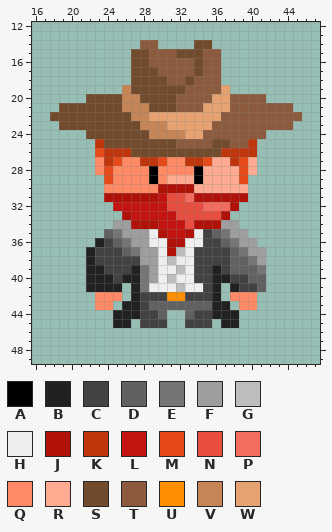
A pixel-art file gets an edit: Dimension Deck/Assets/Sprites/player/Sprite-cowboy.ase. The picture above is the old version.
64x64 pixels, 1 frame. Shown: x 16..47, y 12..49.
Visible layers, top first: "Layer 4", "Layer 5", "Layer 6".
Palette (. is transparent): A #000000  B #212121  C #424242  D #616161  E #757575  F #9e9e9e  G #bdbdbd  H #eeeeee  J #b0120a  K #bf360c  L #c41411  M #e64a19  N #e84e40  P #f36c60  Q #ff8a65  R #ffab91  S #724b2c  T #8c5b3e  U #ff8f00  V #c68556  W #e6a271
Pixels before, first column x 18:
14 ..........TT....SS..........
15 .........SSTTTSSSTT.........
16 .........SSTTTTTSTT.........
17 .........SSSTTTTSTT.........
18 .........SSSSTTSTTT.........
19 ........VSSSSSSTTTTW........
20 ....SSSSVVSSSSTTTTWWTTTT....
21 .SSSSSSSVVVSSSTTTWWWTTTTTTT.
22 SSSSSSSSSVVWWWWWWWWTTTTTTTTT
23 .SSSSSSSSSVVVWWWWWTTTTTTTTT.
24 ....SSSSSSSVVVVWWTTTTTTT....
25 .....KSSSSSSSSTTTTSSTTK.....
26 .....MKKKSSSSSSSSSSKKKK.....
27 .....QKMQQKKMQQKKMRRKMR.....
28 .....QMQQQQAQQQQARRRRMR.....
29 ......MQQQQAQRRRARRRRM......
30 ......QQQQQQJJJJRRRRRR......
31 ......JJJJJJLNNPJJJJJJ......
32 .......LLLLLLNNNNPPPJ.......
33 ........JLLLLLNNNNNJ........
34 .......FFJJJLLLNJJJFF.......
35 ......DEFFFHJLLJHCDEFF......
36 .....BCDEFFHHJJHHCCDEFF.....
37 ....BCCCDEFFHJGHCCCCDEFF....
38 ....BCCCCCFFHGHHCCCCDDEF....
39 ....BBCCCBEFHHGHCCBCDDDE....
40 ....BBBCBBEFHGHHCCBBCCDD....
41 ....BBBB.BEHHHGHHCB.BCCD....
42 .....QQQ.BCCCUUCCCB.QQQ.....
43 .....QQ.BBCDDDDDDDBB.QQ.....
44 .......BBBCCD..DCCBBB.......
45 .......BB.CCC..CCC.BB.......
New version:
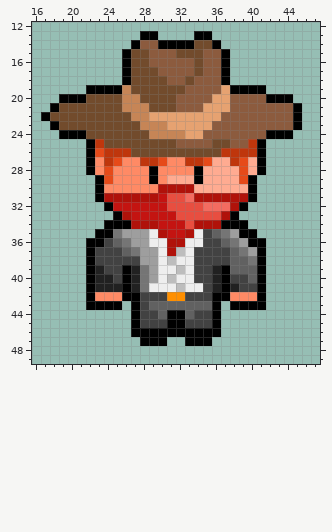
Diff:
layer "Layer 4" removed
Changed rows in their new state; - is an unchanged pixel.
Layer "Layer 6":
first column x 17:
13 -----------AA----AA----------
14 ----------A--AAAA--A---------
15 ---------A----------A--------
16 ---------A----------A--------
17 ---------A----------A--------
18 ---------A----------A--------
19 -----AAAA------------AAAA----
20 --AAA--------------------AAA-
21 -A--------------------------A
22 A---------------------------A
23 -A--------------------------A
24 --AAA--------------------AAA-
25 -----A------------------A----
26 -----A------------------A----
27 -----A------------------A----
28 -----A------------------A----
29 ------A----------------A-----
30 ------A----------------A-----
31 ------A----------------A-----
32 -------A--------------A------
33 --------A------------A-------
34 -------AAA----------AAA------
35 ------AA--------------AA-----
36 -----AA----------------AA----
37 -----A------------------A----
38 -----A------------------A----
39 -----A---A----------A---A----
40 -----A---A----------A---A----
41 -----A---A----------A---A----
42 -----A---AA--------AA---A----
43 -----AAAA.A--------A.AAAA----
44 --------..A---AA---A..-------
45 --------..A---AA---A..-------
46 ----------AAAAAAAAAA---------
47 -----------AAA--AAA----------
